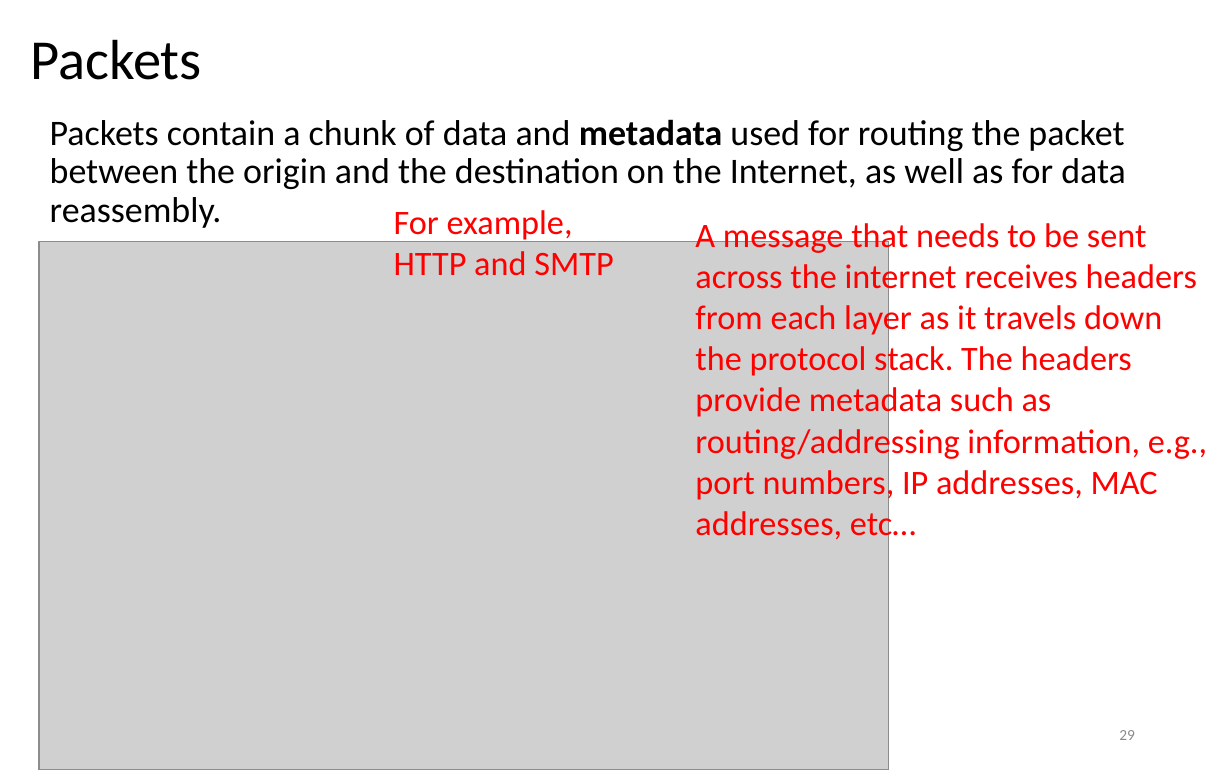
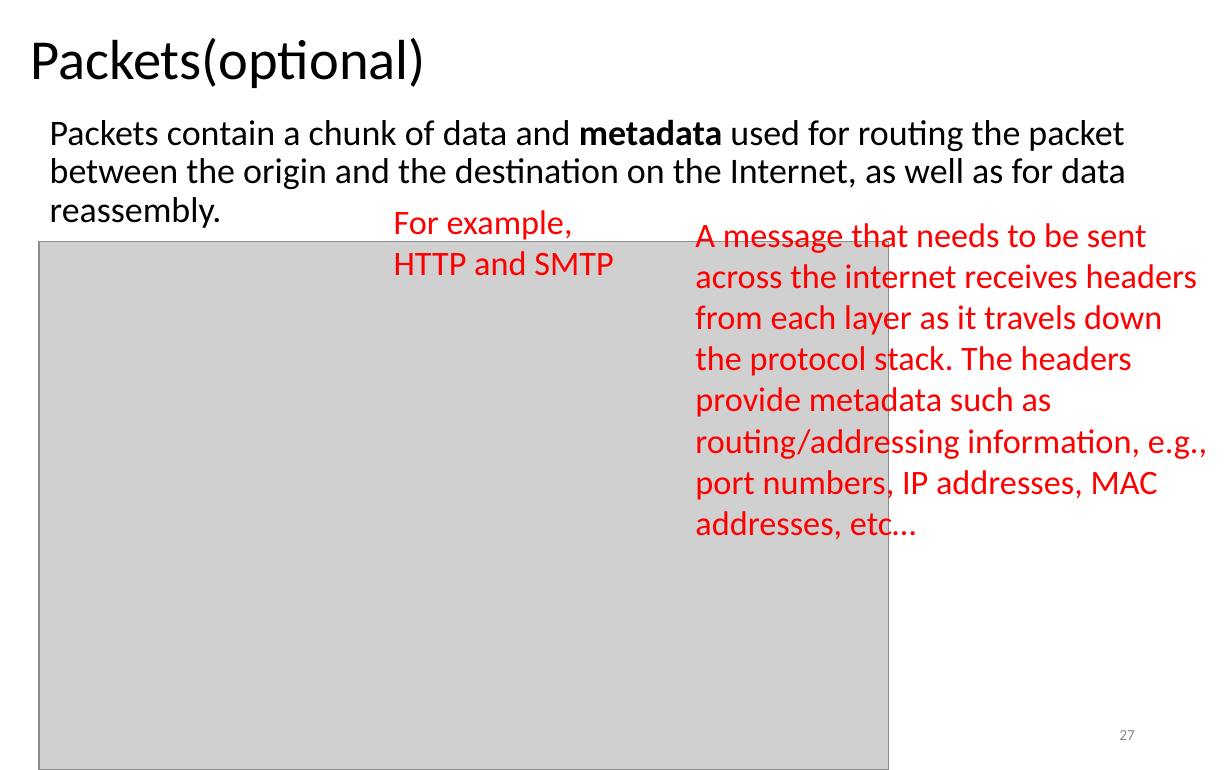
Before and after one commit to LongBaoNguyen/longbaonguyen.github.io, a slide deck: slide 27 of courses/apcsp/lect18.pptx (slide 29 before the commit). Drawn at 1232x770 pixels with LibreOffice and Linux fonts; fonts in the diff are those of the drawing; grey boxes stand for pictures. Boxes give left, top, right and bottom in pixels: in the first picture for what was removed or moved away, otherwise in the second. Text is boxed around its words. In the diff, an @@ line names an element or a change of style, - is before the commit and + after.

```diff
--- a/courses/apcsp/lect18.pptx
+++ b/courses/apcsp/lect18.pptx
@@ title at (30, 38, 426, 88): text changed @@
-Packets
+Packets(optional)
@@ page number at (1119, 730, 1135, 740): text changed @@
-29
+27
```
Also in this commit, not shown: 3 other slides changed, 2 other files.
